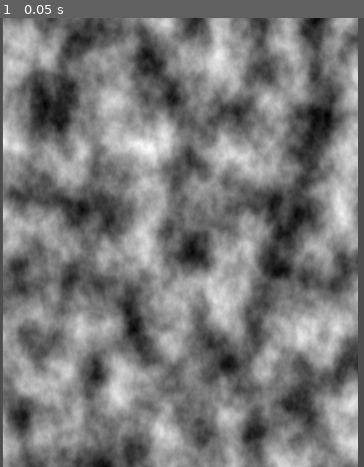
Above: before the commit, frame 1.
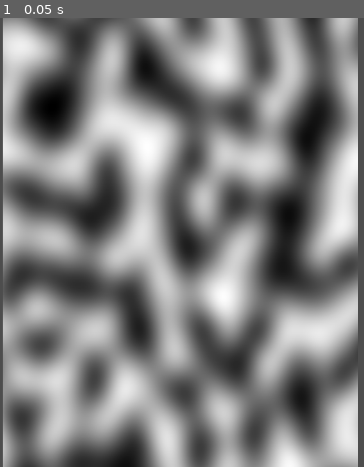
Above: after the commit, the same moment.

Repository: PierreBeur/naive-surface-nets-2d
Game: Godot game, scene res://scenes/main.tscn
Same seed, same stepped clock (60 frames per second), same inputs: the game is played once before the commit and once after it.
Inputs:
- Up to frame 1 (0.05 s): no input

The runs differ from the first frame. In frame 1, 39% of the frame differs, in the area x 0-99%, y 0-100%.

Commit message:
Update main.tscn

Diff:
--- a/scenes/main.tscn
+++ b/scenes/main.tscn
@@ -1,6 +1,7 @@
 [gd_scene load_steps=3 format=3 uid="uid://csh3flnexrcrj"]
 
 [sub_resource type="FastNoiseLite" id="FastNoiseLite_ijwg3"]
+fractal_type = 0
 
 [sub_resource type="NoiseTexture2D" id="NoiseTexture2D_rgkhy"]
 generate_mipmaps = false
